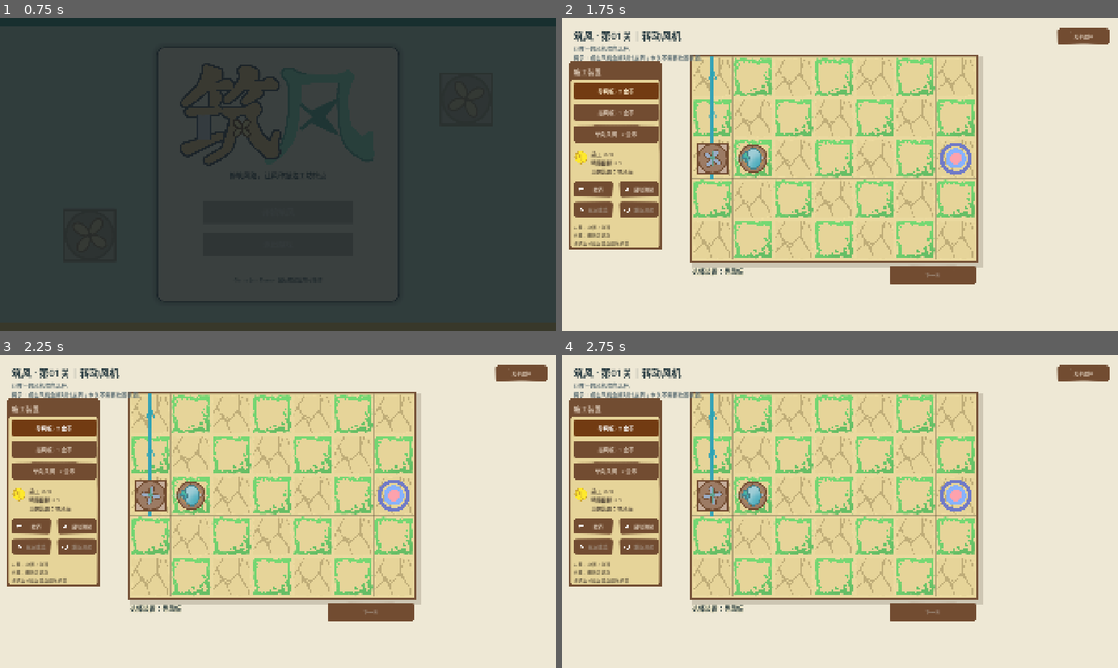
Above: before the commit, frames 1-4 (two rows, left to right).
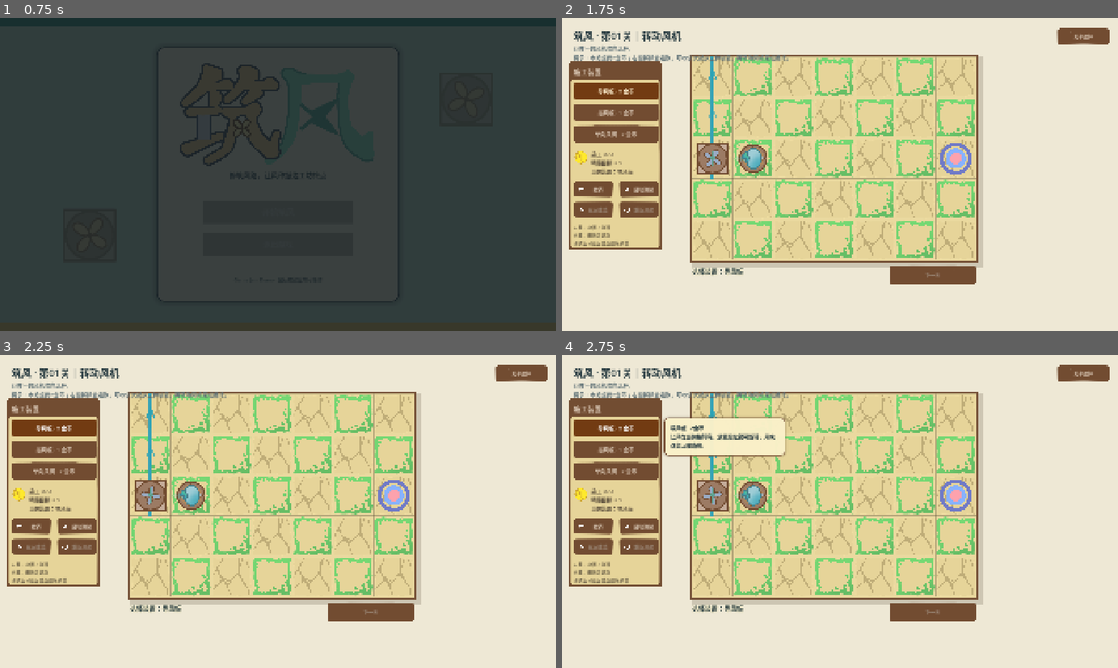
Above: after the commit, the same moments.

Repository: mianyoubiaoqing/zhu-feng
Game: Godot game, scene res://scenes/start_menu.tscn
Two runs of this game, one before a commit and one after it. Both use one fixed random seed, a clock stepped at 60 frames per second and the inputs below.
Inputs:
- Up to frame 1 (0.75 s): click "开始筑风" at 0.5 s
- Up to frame 2 (1.75 s): click "01｜转动风机 让唯一的风机吹向风种。 预算 0 · 精简…" (after the commit: "01｜转动风机 让唯一的风机吹向风种。 预算 2 · 精简…") at 1.25 s
- Up to frame 3 (2.25 s): click "导风板 · 2 金币" at 2 s
- Up to frame 4 (2.75 s): no input

Frame 1 is identical in both runs. In frame 2, 0.5% of the frame differs, in the area x 5-41%, y 11-44%; in frame 3, 0.5%; in frame 4, 2.9%.

Commit message:
ui: add delayed device hints and tutorial budget

Diff:
--- a/scenes/main.tscn
+++ b/scenes/main.tscn
@@ -514,6 +514,32 @@
 theme_override_font_sizes/font_size = 27
 text = "-2"
 
+[node name="DeviceTooltip" type="Panel" parent="HUD"]
+visible = false
+z_index = 20
+offset_left = 370.0
+offset_top = 210.0
+offset_right = 790.0
+offset_bottom = 342.0
+mouse_filter = 2
+theme_override_styles/panel = SubResource("StyleStatus")
+
+[node name="Label" type="Label" parent="HUD/DeviceTooltip"]
+offset_left = 22.0
+offset_top = 15.0
+offset_right = 398.0
+offset_bottom = 117.0
+mouse_filter = 2
+theme_override_colors/font_color = Color(0.125, 0.204, 0.231, 1)
+theme_override_font_sizes/font_size = 18
+text = "导风板 · 2金币\n让风在当前格转弯。"
+vertical_alignment = 1
+autowrap_mode = 2
+
+[node name="DeviceHoverTimer" type="Timer" parent="HUD"]
+wait_time = 0.5
+one_shot = true
+
 [node name="ResultPanel" type="Panel" parent="HUD"]
 visible = false
 z_index = 10
--- a/src/demo/demo_levels.gd
+++ b/src/demo/demo_levels.gd
@@ -21,9 +21,9 @@
 
 
 static func build_fan_rotation() -> LevelDefinition:
-	var level := _base(&"fan_rotation", "转动风机", "让唯一的风机吹向风种。", "点击风机会顺时针旋转；本关不需要放置装置。")
+	var level := _base(&"fan_rotation", "转动风机", "让唯一的风机吹向风种。", "本关提供2金币；右键拆除会退款，可以依次试放三种装置，再转动风机完成委托。")
 	level.size = Vector2i(7, 5)
-	level.budget = 0
+	level.budget = 2
 	level.efficient_budget = 0
 	level.start = Vector2i(1, 2)
 	level.goal = Vector2i(6, 2)
--- a/src/presentation/game_root.gd
+++ b/src/presentation/game_root.gd
@@ -25,6 +25,9 @@
 @onready var result_title: Label = $HUD/ResultPanel/Title
 @onready var result_body: Label = $HUD/ResultPanel/Body
 @onready var cost_pop: Label = $HUD/CostPop
+@onready var device_tooltip: Panel = $HUD/DeviceTooltip
+@onready var device_tooltip_label: Label = $HUD/DeviceTooltip/Label
+@onready var device_hover_timer: Timer = $HUD/DeviceHoverTimer
 @onready var _game_flow: Node = get_node("/root/GameFlow")
 var _level_completed := false
 var _last_spent_budget := 0
@@ -32,7 +35,10 @@
 var _result_tween: Tween
 var _cost_tween: Tween
 var _sidebar_tween: Tween
+var _tooltip_tween: Tween
 var _is_custom_level := false
+var _hovered_device_kind := -1
+var _hovered_device_button: Button
 
 
 func _ready() -> void:
@@ -44,6 +50,10 @@
 	$HUD/Sidebar/Bend.pressed.connect(_select_device.bind(GameRules.DeviceKind.BEND))
 	$HUD/Sidebar/Blocker.pressed.connect(_select_device.bind(GameRules.DeviceKind.BLOCKER))
 	$HUD/Sidebar/Valve.pressed.connect(_select_device.bind(GameRules.DeviceKind.ONE_WAY_VALVE))
+	_bind_device_hover(bend_button, GameRules.DeviceKind.BEND)
+	_bind_device_hover(blocker_button, GameRules.DeviceKind.BLOCKER)
+	_bind_device_hover(valve_button, GameRules.DeviceKind.ONE_WAY_VALVE)
+	device_hover_timer.timeout.connect(_on_device_hover_timeout)
 	$HUD/Sidebar/Undo.pressed.connect(_on_undo)
 	$HUD/Sidebar/Start.pressed.connect(_on_start)
 	$HUD/Sidebar/Build.pressed.connect(_on_return_to_build)
@@ -97,6 +107,54 @@
 	_refresh_hud()
 
 
+func _bind_device_hover(button: Button, kind: int) -> void:
+	button.mouse_entered.connect(_on_device_hover_entered.bind(button, kind))
+	button.mouse_exited.connect(_on_device_hover_exited.bind(kind))
+
+
+func _on_device_hover_entered(button: Button, kind: int) -> void:
+	_hovered_device_button = button
+	_hovered_device_kind = kind
+	_hide_device_tooltip()
+	device_hover_timer.start()
+
+
+func _on_device_hover_exited(kind: int) -> void:
+	if _hovered_device_kind != kind:
+		return
+	_hovered_device_kind = -1
+	_hovered_device_button = null
+	device_hover_timer.stop()
+	_hide_device_tooltip()
+
+
+func _on_device_hover_timeout() -> void:
+	if _hovered_device_button == null or _hovered_device_kind < 0:
+		return
+	var descriptions := {
+		GameRules.DeviceKind.BEND: "导风板 · 2金币\n让风在当前格转弯。放置后左键可旋转，用来改变运输路线。",
+		GameRules.DeviceKind.BLOCKER: "挡风板 · 1金币\n截断经过当前格的风，可隔离不需要的支路或交叉风。",
+		GameRules.DeviceKind.ONE_WAY_VALVE: "单向风阀 · 2金币\n只允许箭头方向的风通过；放置后左键可旋转。",
+	}
+	device_tooltip_label.text = descriptions.get(_hovered_device_kind, "")
+	device_tooltip.position = Vector2(
+		_hovered_device_button.global_position.x + _hovered_device_button.size.x + 18.0,
+		clampf(_hovered_device_button.global_position.y - 6.0, 110.0, 880.0)
+	)
+	device_tooltip.visible = true
+	device_tooltip.modulate = Color(1, 1, 1, 0)
+	if _tooltip_tween != null and _tooltip_tween.is_valid():
+		_tooltip_tween.kill()
+	_tooltip_tween = create_tween()
+	_tooltip_tween.tween_property(device_tooltip, "modulate:a", 1.0, 0.12)
+
+
+func _hide_device_tooltip() -> void:
+	if _tooltip_tween != null and _tooltip_tween.is_valid():
+		_tooltip_tween.kill()
+	device_tooltip.visible = false
+
+
 func _on_build_action_feedback(action: StringName, succeeded: bool) -> void:
 	board_view.flash_action(build_controller.debug_last_clicked_cell, succeeded, action)
 	var current_spent := session.spent_budget()
@@ -197,6 +255,11 @@
 		build_controller.debug_selected_device,
 	]
 	var in_build := session.phase() == GameRules.Phase.BUILD
+	if not in_build:
+		_hovered_device_kind = -1
+		_hovered_device_button = null
+		device_hover_timer.stop()
+		_hide_device_tooltip()
 	build_controller.input_enabled = in_build
 	for button in [bend_button, blocker_button, valve_button, $HUD/Sidebar/Start]:
 		button.disabled = not in_build
--- a/tests/run_level_tests.gd
+++ b/tests/run_level_tests.gd
@@ -16,6 +16,8 @@
 		_expect(level.validate().is_empty(), "%s通过结构校验" % level.display_name)
 		ids[level.level_id] = true
 	_expect(ids.size() == levels.size(), "关卡ID互不重复")
+	_expect(levels[0].budget == 2 and levels[0].efficient_budget == 0, "第一关提供2金币且无装置仍为精简解")
+	_test_first_level_device_trial(levels[0])
 
 	for index in levels.size():
 		var session := GameSession.new()
@@ -65,6 +67,14 @@
 			session.place_device(GameRules.DeviceKind.BEND, Vector2i(6, 4), GameRules.Direction.UP)
 			session.place_device(GameRules.DeviceKind.BLOCKER, Vector2i(3, 3), GameRules.Direction.UP)
 			session.place_device(GameRules.DeviceKind.ONE_WAY_VALVE, Vector2i(9, 4), GameRules.Direction.RIGHT)
+
+
+func _test_first_level_device_trial(level: LevelDefinition) -> void:
+	var session := GameSession.new()
+	_expect(session.load_level(level), "第一关实验会话可加载")
+	for kind in [GameRules.DeviceKind.BEND, GameRules.DeviceKind.BLOCKER, GameRules.DeviceKind.ONE_WAY_VALVE]:
+		_expect(session.place_device(kind, Vector2i(3, 1)), "第一关预算可试放%s" % GameRules.DeviceKind.keys()[kind])
+		_expect(session.remove_device(Vector2i(3, 1)) and session.spent_budget() == 0, "拆除后返还试放预算")
 
 
 func _test_final_level_alternate_routes(level: LevelDefinition) -> void:
--- a/tests/run_node_tests.gd
+++ b/tests/run_node_tests.gd
@@ -40,7 +40,17 @@
 		if button_style == null or button_style.texture == null:
 			skinned_buttons = false
 	_expect(skinned_buttons, "施工按钮绑定裁切后的UI美术")
-	_expect((sidebar.get_node("Bend") as Button).button_pressed, "默认装置以持续高亮反馈当前选择")
+	var bend_button := sidebar.get_node("Bend") as Button
+	_expect(bend_button.button_pressed, "默认装置以持续高亮反馈当前选择")
+	var hover_timer := root.get_node("HUD/DeviceHoverTimer") as Timer
+	var device_tooltip := root.get_node("HUD/DeviceTooltip") as Panel
+	_expect(is_equal_approx(hover_timer.wait_time, 0.5) and hover_timer.one_shot, "设施说明使用0.5秒单次悬停计时")
+	_expect(not device_tooltip.visible, "设施说明默认隐藏")
+	bend_button.mouse_entered.emit()
+	await create_timer(0.55).timeout
+	_expect(device_tooltip.visible and (device_tooltip.get_node("Label") as Label).text.contains("导风板 · 2金币"), "导风板悬停0.5秒后显示用途与价格")
+	bend_button.mouse_exited.emit()
+	_expect(not device_tooltip.visible, "鼠标移开后收起设施说明")
 	_expect(root.get_node_or_null("HUD/LevelSelect") != null and root.get_node_or_null("HUD/Next") != null, "关卡导航避开施工面板并保持可用")
 	var next_button := root.get_node("HUD/Next") as Button
 	var message := root.get_node("HUD/Message") as Label
